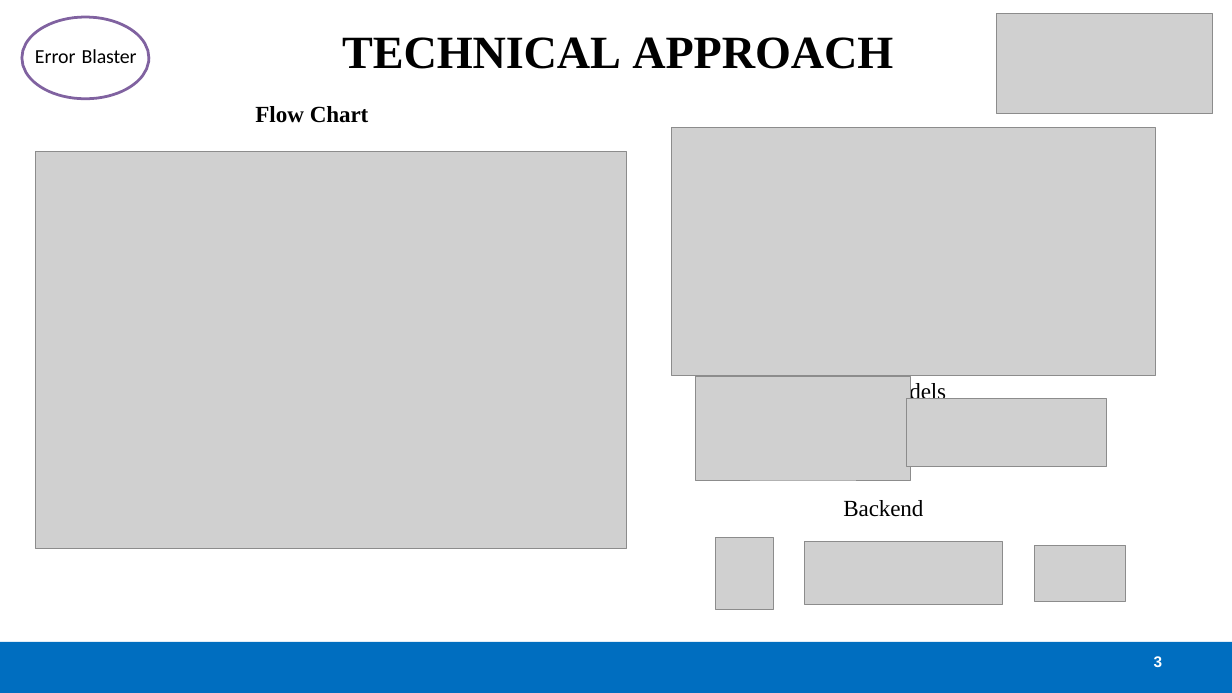
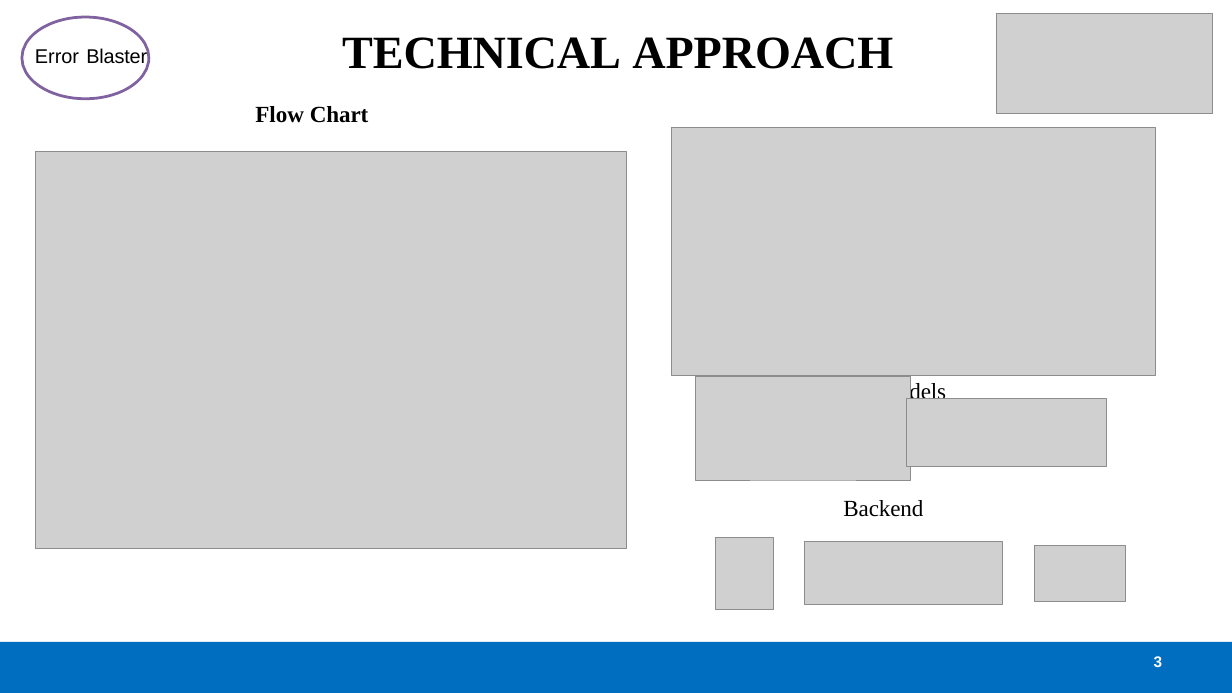
Before and after one commit to gouravgodla/SIH-PROJECT, a slide deck: slide 3 of final update okkk.pptx. Drawn at 1232x693 pixels with LibreOffice and Linux fonts; fonts in the diff are those of the drawing; grey boxes stand for pictures; background and template pictures are left out. Boxes give left, top, right and bottom in pixels: in the first picture for what was removed or moved away, otherwise in the second. Text is boxed around its words. In the diff, an @@ line names an element or a change of style, - is before the commit and + after.

```diff
--- a/final update okkk.pptx
+++ b/final update okkk.pptx
@@ text "Error Blaster" at [35, 47, 147, 67]: font Calibri to Arial @@
```
Also in this commit, not shown: 4 other slides changed.
